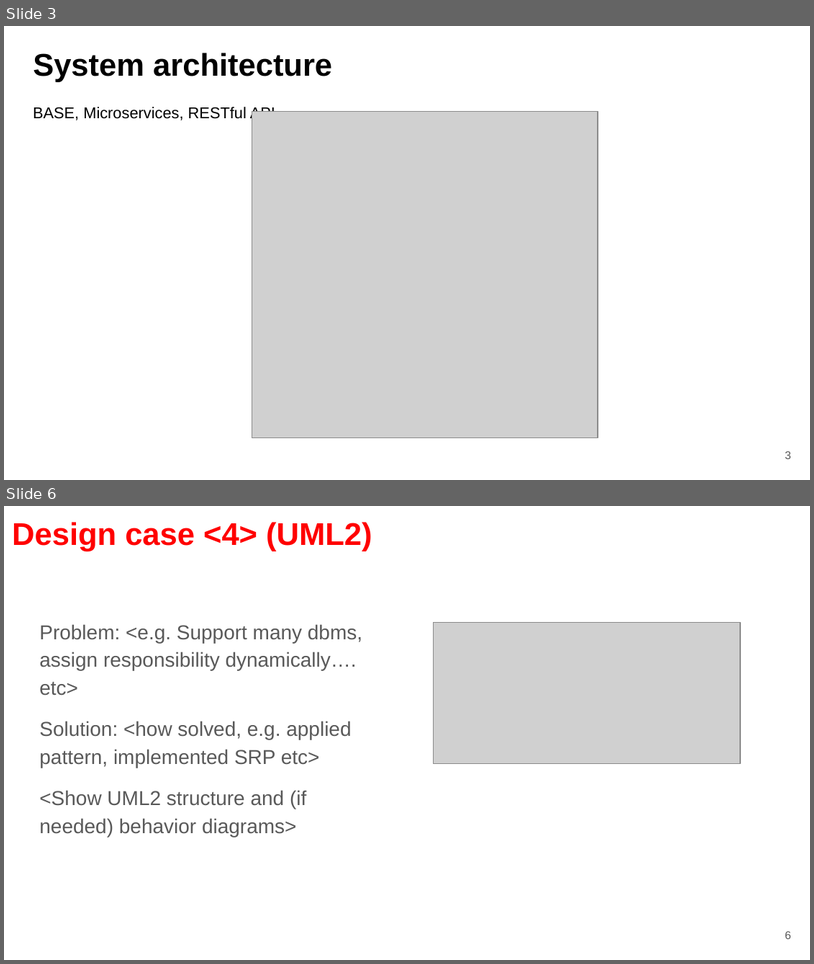
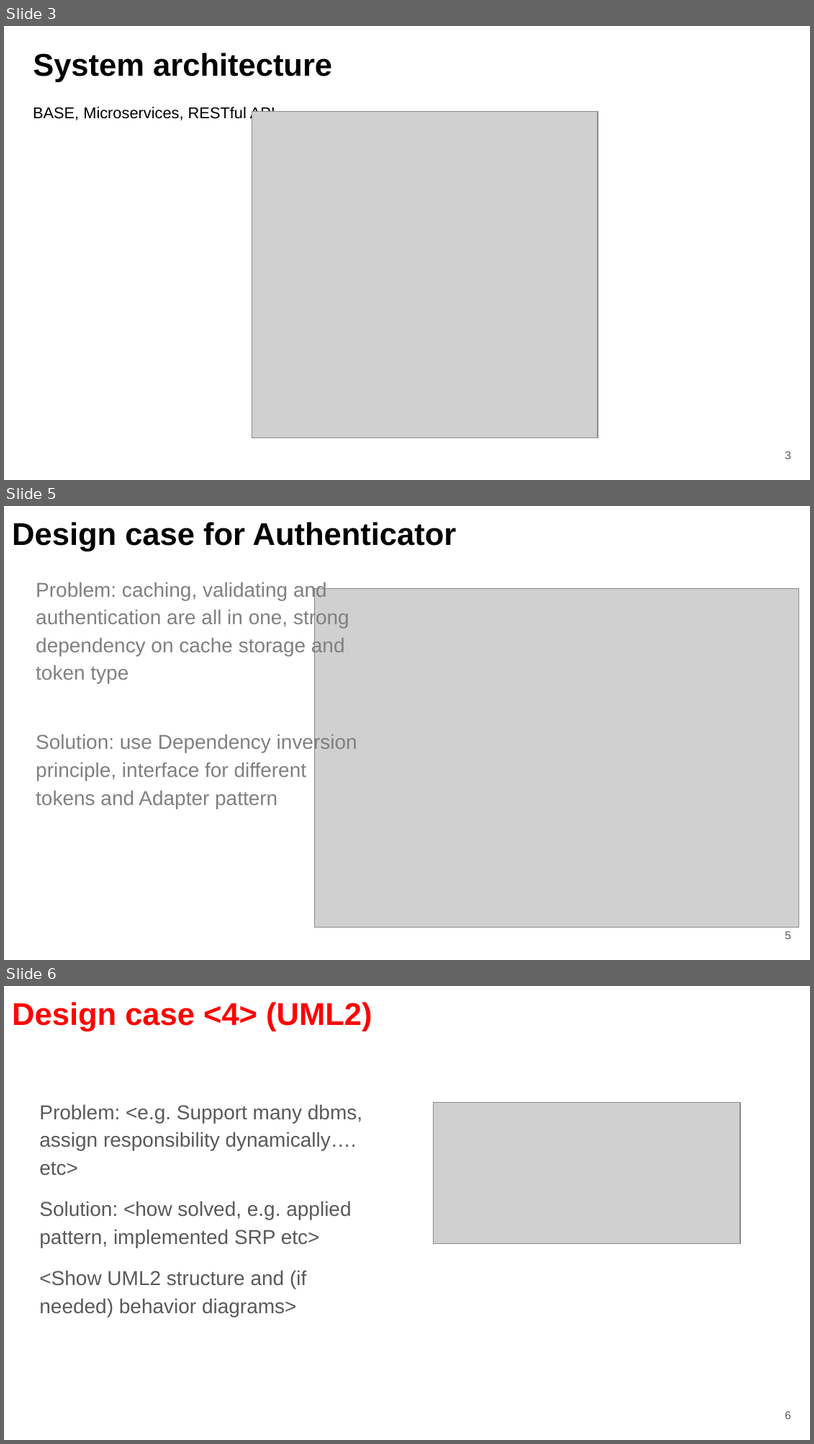
Before and after one commit to fanglores/Advanced-Software-Design, a slide deck: PracticeTasks/Module2/Task_12/Task_12.pptx. Shown one above the other, each under a label of ours: slides 3 and 6 before the commit, slides 3, 5 and 6 after it; the slides between them are not shown. The pictures are 814x964 and 814x1444 pixels, drawn with LibreOffice and Linux fonts; fonts in the diff are those of the drawing; grey boxes stand for pictures. Boxes give left, top, right and bottom in pixels: in the first picture for what was removed or moved away, otherwise in the second. Text is boxed around its words. In the diff, an @@ line names an element or a change of style, - is before the commit and + after.

Commit message:
add authenticator task12

```diff
--- a/PracticeTasks/Module2/Task_12/Task_12.pptx
+++ b/PracticeTasks/Module2/Task_12/Task_12.pptx
@@ slide 5 added at (x1=4, y1=506, x2=810, y2=960), background #FFFFFF @@
@@ title added at (x1=12, y1=522, x2=457, y2=552), 28 pt, text #000000, bold @@
+Design case for Authenticator
@@ text added at (x1=36, y1=582, x2=358, y2=808), 18 pt, text #808080 @@
+Problem: caching, validating and authentication are all in one, strong dependency on cache storage and token type
+Solution: use Dependency inversion principle, interface for different tokens and Adapter pattern
@@ picture added at (x1=314, y1=589, x2=800, y2=927) @@
@@ page number added at (x1=785, y1=931, x2=792, y2=939), 10 pt, text #595959 @@
+5
```
Also in this commit, not shown: 2 slides changed, 1 slide removed, 1 other file.
